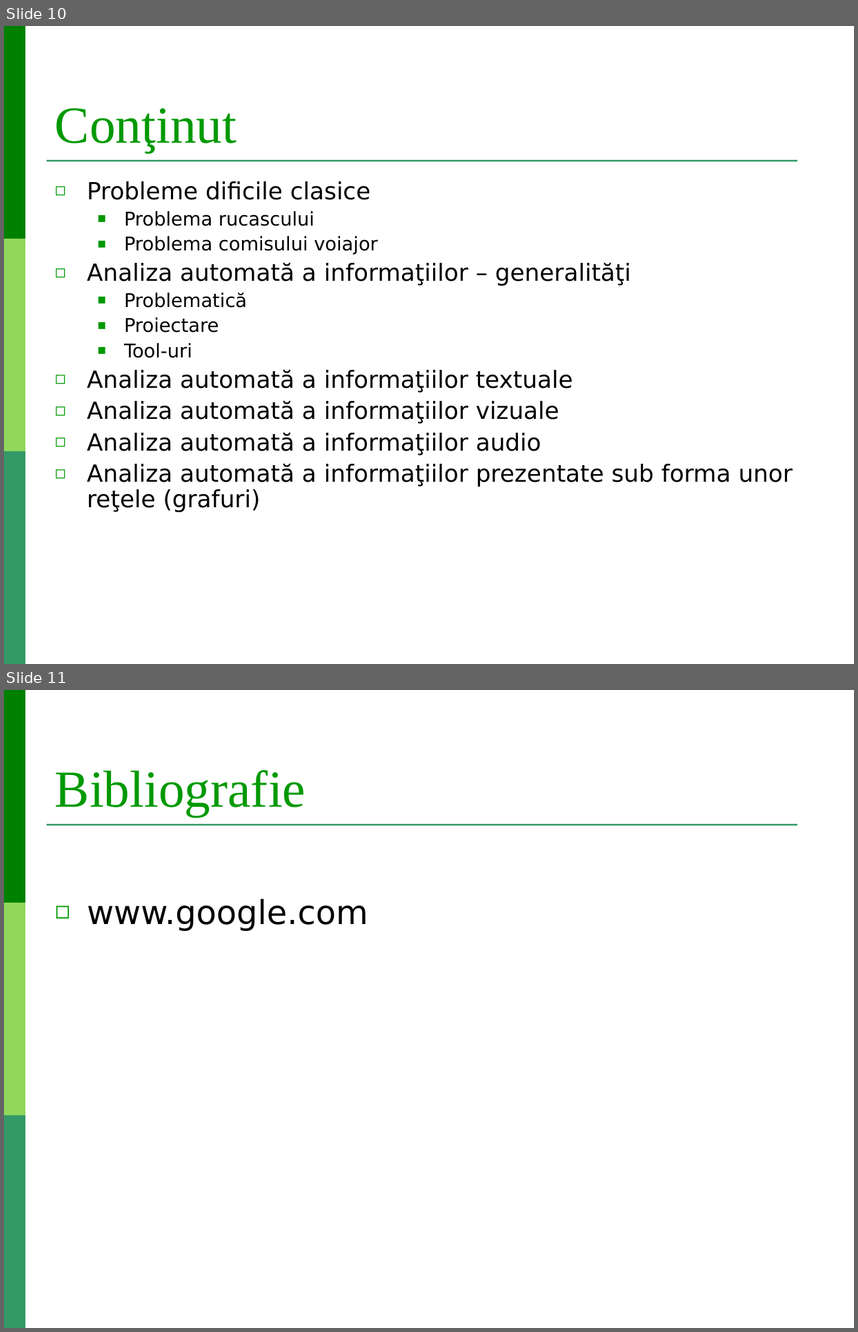
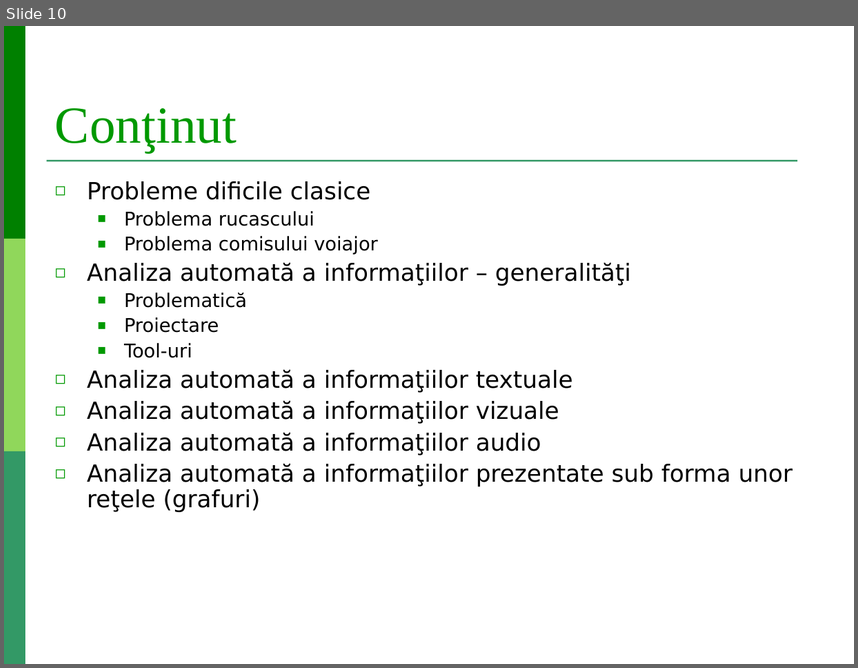
Before and after one commit to lauradiosan/MIRPR-MateInfoUBB, a slide deck: 2025-2026/Lectures/00_intro.ppt. Shown one above the other, each under a label of ours: slides 10 and 11 before the commit, slide 10 after it. The pictures are 858x1332 and 858x668 pixels, drawn with LibreOffice and Linux fonts; fonts in the diff are those of the drawing; background and template pictures are left out. Boxes give left, top, right and bottom in pixels: in the first picture for what was removed or moved away, otherwise in the second. Text is boxed around its words. In the diff, an @@ line names an element or a change of style, - is before the commit and + after.

```diff
--- a/2025-2026/Lectures/00_intro.ppt
+++ b/2025-2026/Lectures/00_intro.ppt
@@ slide 11 removed at (4, 690, 854, 1328), background #FFFFFF; not listed: 4 template elements that a slide beside it also shows @@
@@ title removed at (55, 770, 306, 817) @@
-Bibliografie
@@ text removed at (87, 898, 368, 931) @@
-◻ www.google.com
```
Also in this commit, not shown: 1 other file.
